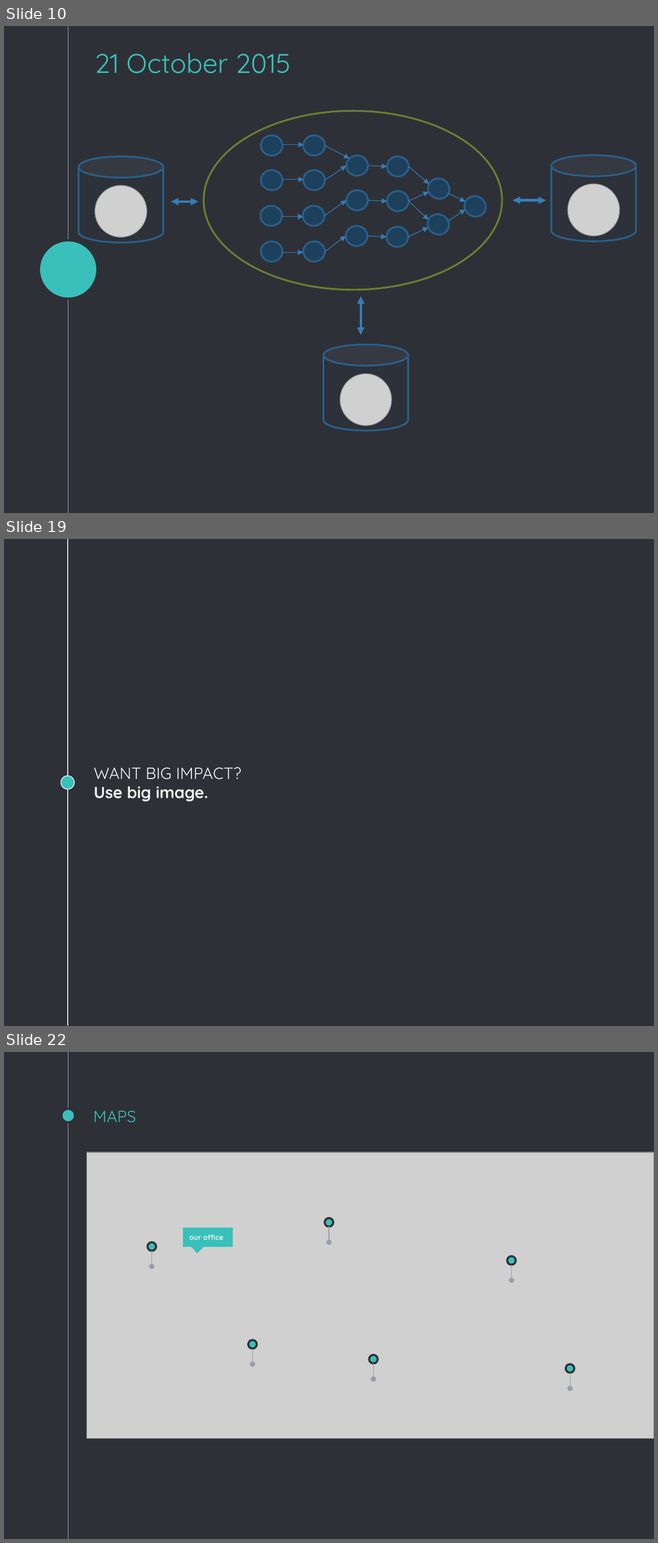
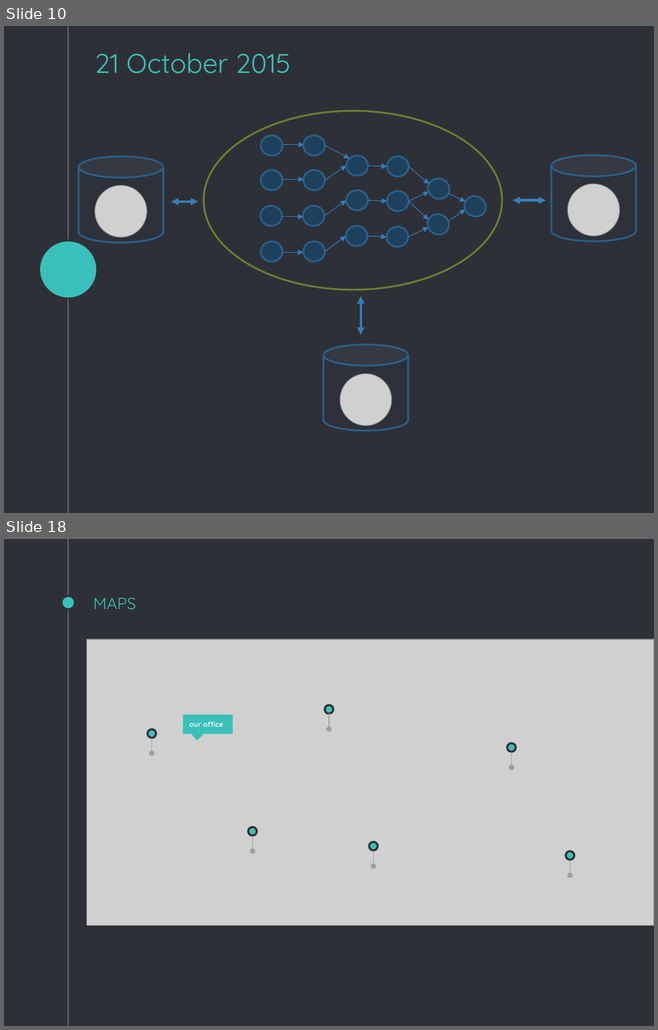
Before and after one commit to vaibhav90/Reading_Exam, a slide deck: Presentation/Eleanor.pptx. Shown one above the other, each under a label of ours: slides 10, 19 and 22 before the commit, slides 10 and 18 after it; the slides between them are not shown. The pictures are 658x1543 and 658x1030 pixels, drawn with LibreOffice and Linux fonts; fonts in the diff are those of the drawing; grey boxes stand for pictures; background and template pictures are left out. Boxes give left, top, right and bottom in pixels: in the first picture for what was removed or moved away, otherwise in the second. Text is boxed around its words. In the diff, an @@ line names an element or a change of style, - is before the commit and + after.

```diff
--- a/Presentation/Eleanor.pptx
+++ b/Presentation/Eleanor.pptx
@@ slide 19 removed at box(4, 539, 654, 1026), background picture (left out); not listed: 1 template element that a slide beside it also shows @@
@@ line removed from (68, 539) to (68, 776) @@
@@ ellipse removed at box(61, 776, 75, 790) @@
@@ text removed at box(94, 767, 241, 802) @@
-WANT BIG IMPACT?
-Use big image.
@@ line removed from (68, 789) to (68, 1026) @@
@@ what was slide 22 is now slide 18 @@
```
Also in this commit, not shown: 1 slide changed, 7 slides added, 18 other slides removed.
